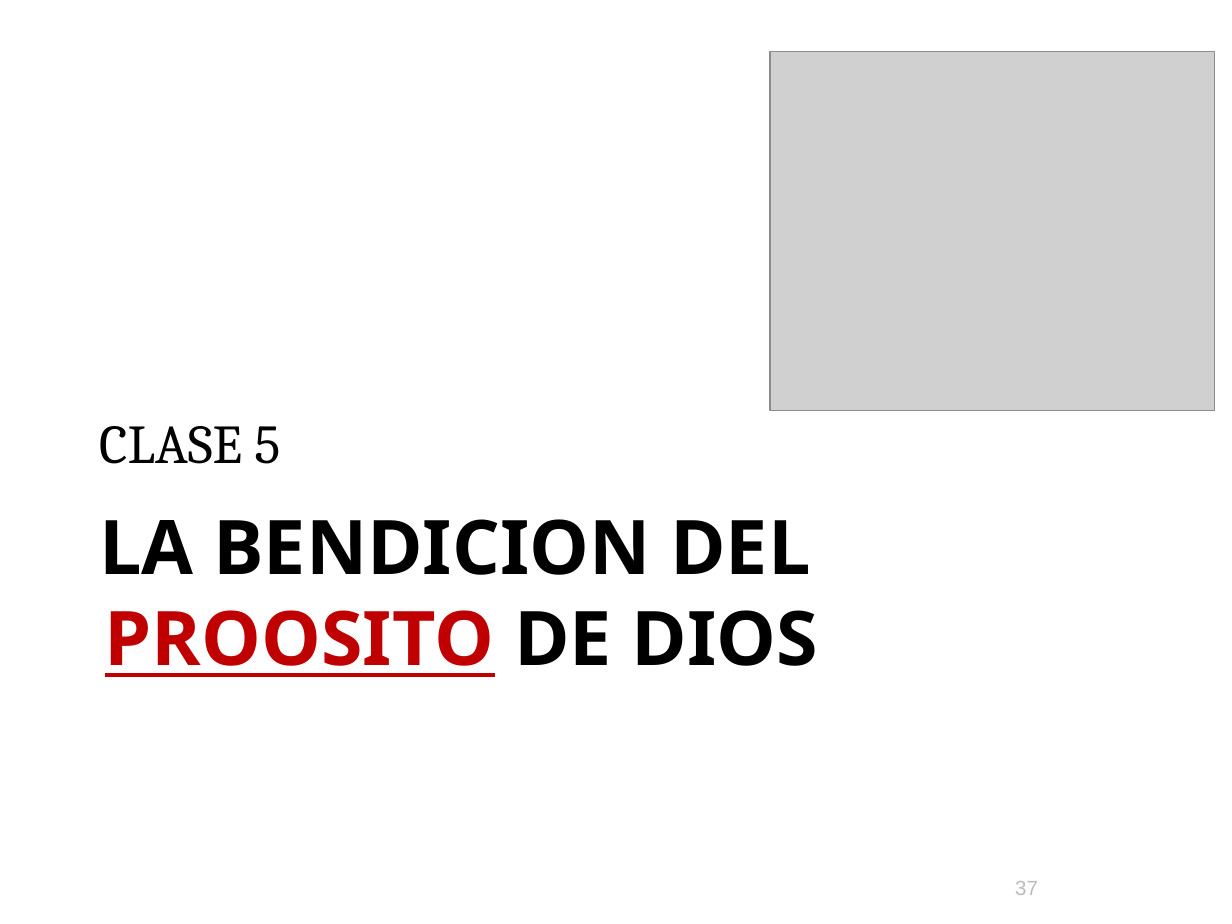
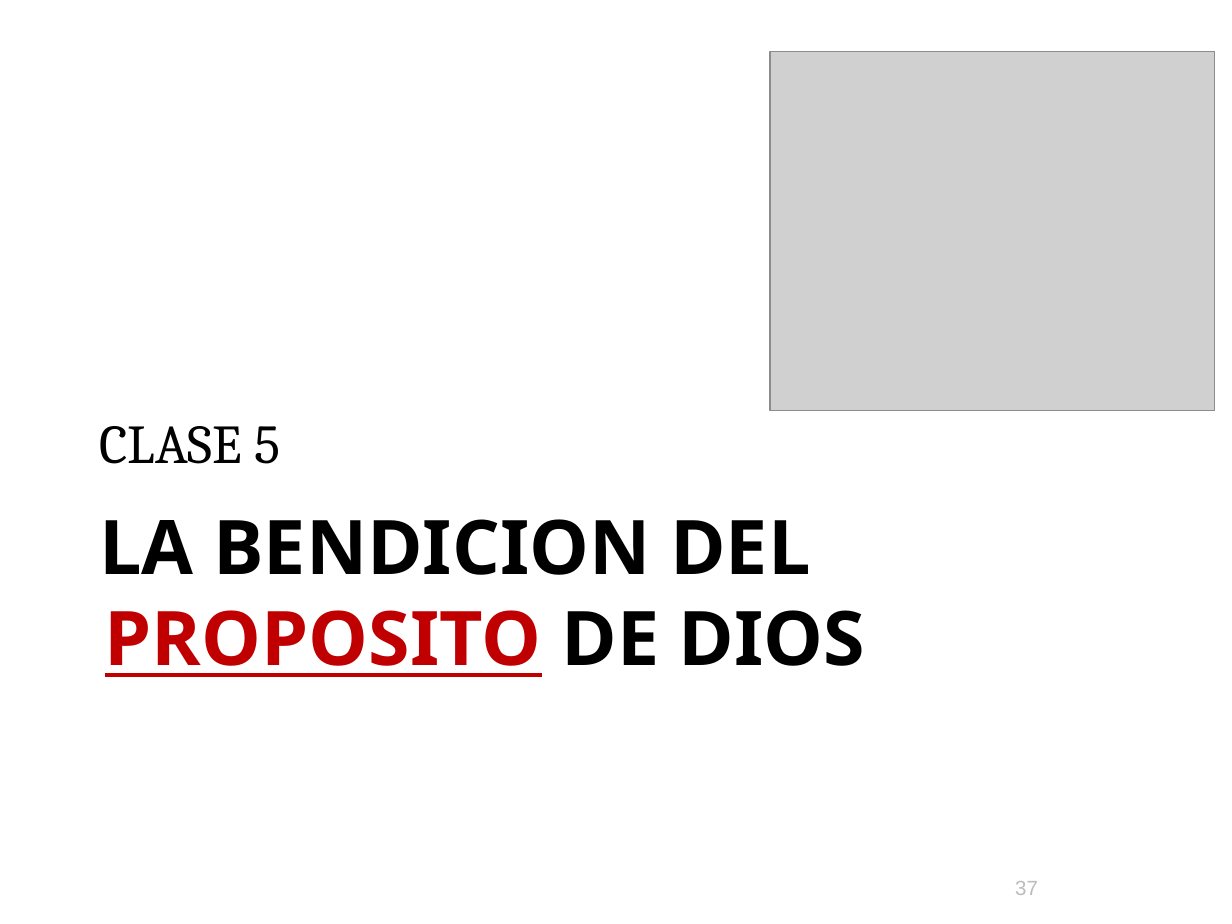
Before and after one commit to afols/iglesia, a slide deck: slide 37 of trunk/ iglesia --username adrianfols/Estrategia-Jesus/15.Siete semanas de bendiciones.ppt. Drawn at 1232x924 pixels with LibreOffice and Linux fonts; fonts in the diff are those of the drawing; grey boxes stand for pictures; background and template pictures are left out. Boxes give left, top, right and bottom in pixels: in the first picture for what was removed or moved away, otherwise in the second. Text is boxed around its words. In the diff, an @@ line names an element or a change of style, - is before the commit and + after.

```diff
--- a/trunk/ iglesia --username adrianfols/Estrategia-Jesus/15.Siete semanas de bendiciones.ppt
+++ b/trunk/ iglesia --username adrianfols/Estrategia-Jesus/15.Siete semanas de bendiciones.ppt
@@ title at [99, 519, 865, 677]: text changed @@
-LA BENDICION DEL
-PROOSITO DE DIOS
+LA BENDICION DEL
+PROPOSITO DE DIOS
```
Also in this commit, not shown: 9 slides added, 1 other file.
